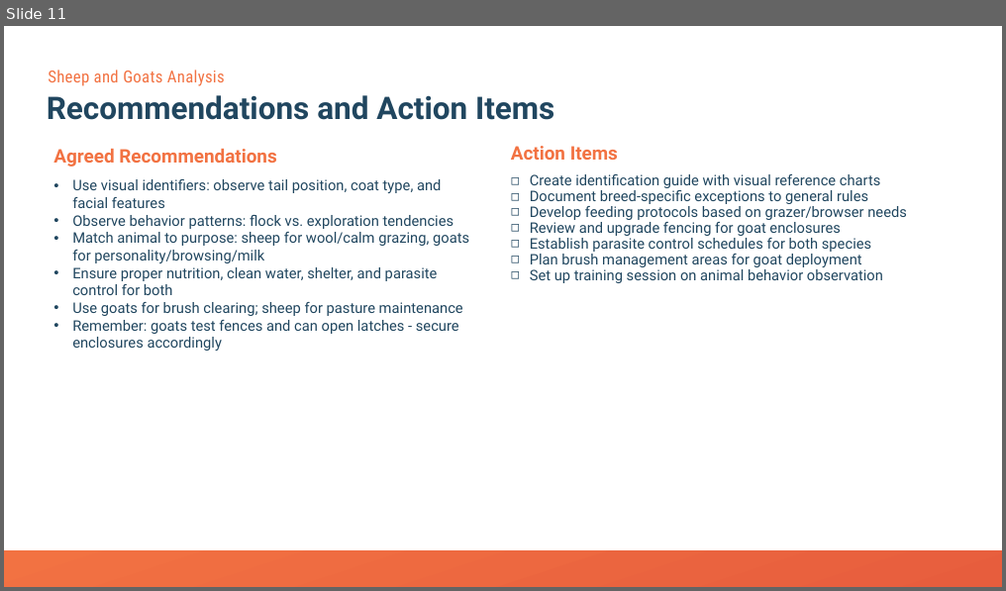
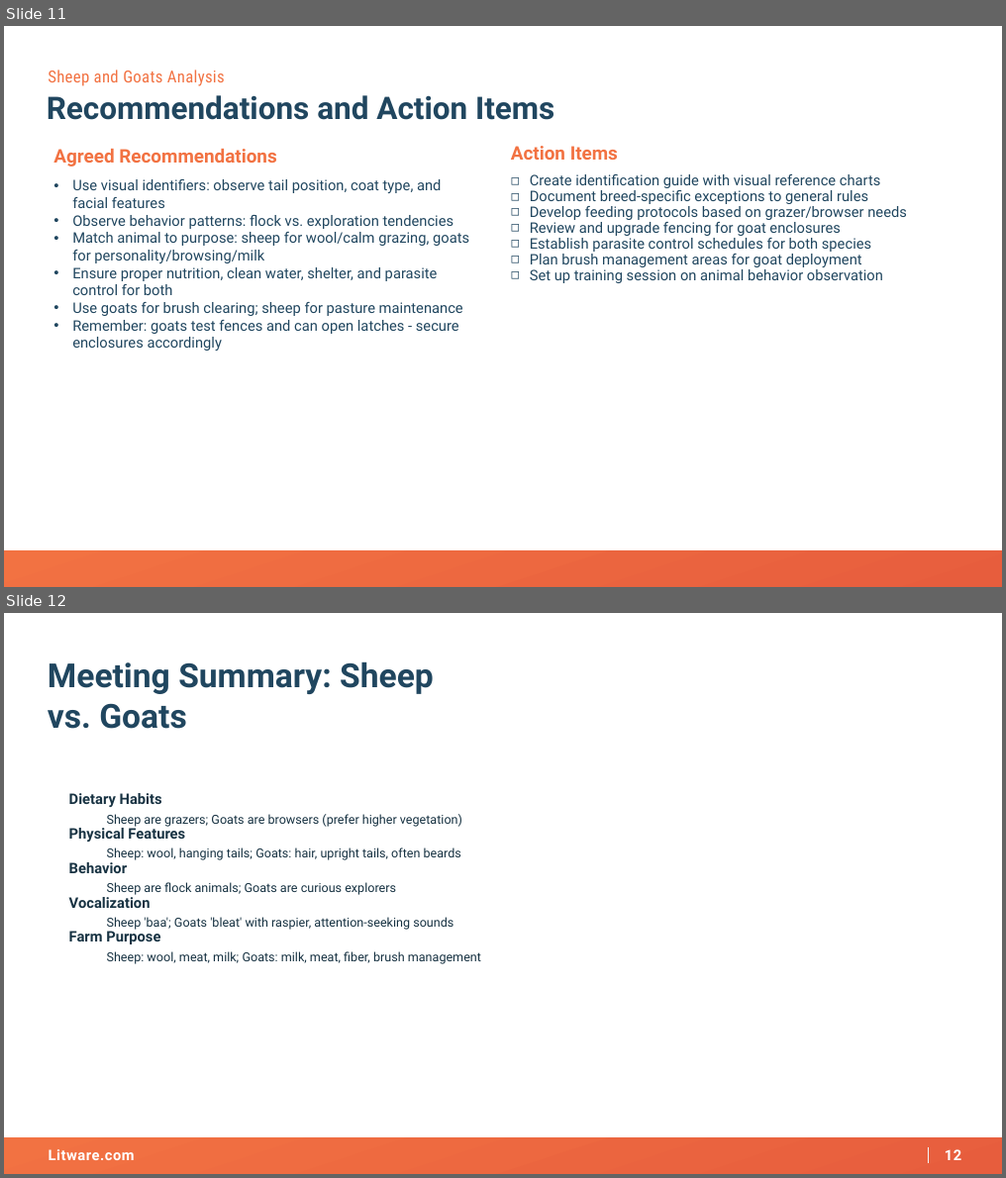
Before and after one commit to AKercha1/justtemporary, a slide deck: create-a-project-from-remediat-20260210171110/artifacts/kickoff-deck.pptx. Shown one above the other, each under a label of ours: slide 11 before the commit, slides 11 and 12 after it. The pictures are 1006x591 and 1006x1178 pixels, drawn with LibreOffice and Linux fonts; fonts in the diff are those of the drawing; background and template pictures are left out. Boxes give left, top, right and bottom in pixels: in the first picture for what was removed or moved away, otherwise in the second. Text is boxed around its words. In the diff, an @@ line names an element or a change of style, - is before the commit and + after.

```diff
--- a/create-a-project-from-remediat-20260210171110/artifacts/kickoff-deck.pptx
+++ b/create-a-project-from-remediat-20260210171110/artifacts/kickoff-deck.pptx
@@ slide 12 added at (4, 613, 1002, 1174), background #FFFFFF; not listed: 4 template elements that a slide beside it also shows @@
@@ text added at (48, 662, 434, 729), 32 pt, text #20465F, bold @@
+Meeting Summary: Sheep vs. Goats
@@ text added at (69, 793, 481, 964), 12 pt, text #173242 @@
+Dietary Habits
+  Sheep are grazers; Goats are browsers (prefer higher vegetation)
+Physical Features
+  Sheep: wool, hanging tails; Goats: hair, upright tails, often beards
+Behavior
+  Sheep are flock animals; Goats are curious explorers
+Vocalization
+  Sheep 'baa'; Goats 'bleat' with raspier, attention-seeking sounds
+Farm Purpose
+  Sheep: wool, meat, milk; Goats: milk, meat, fiber, brush management
```
Also in this commit, not shown: 1 other slide added.
